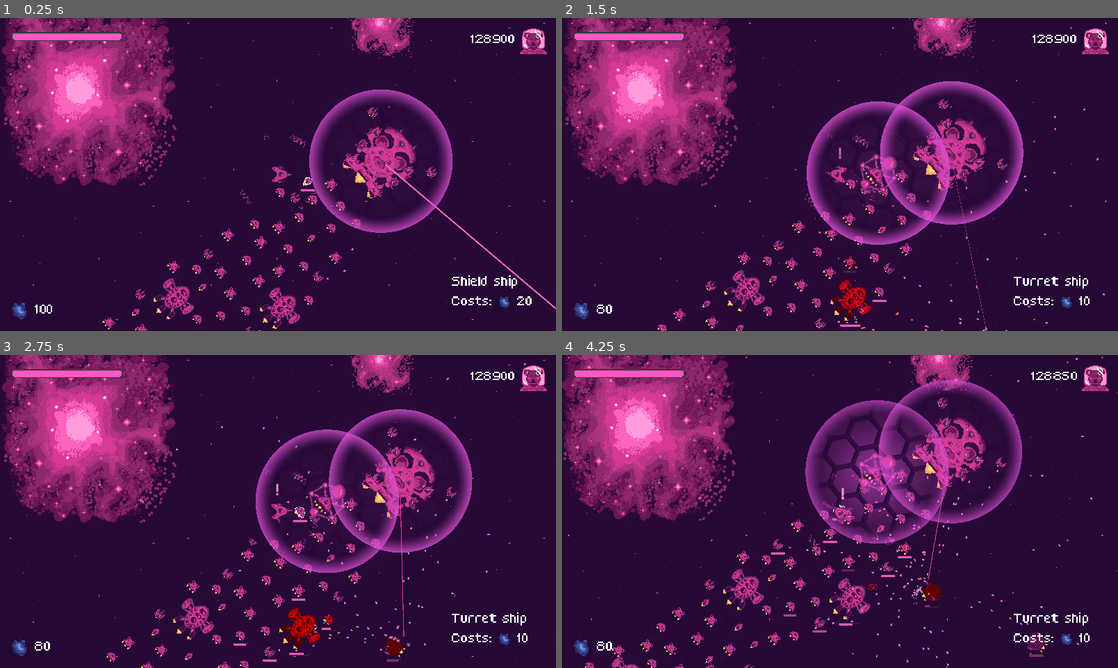
Above: before the commit, frames 1-4 (two rows, left to right).
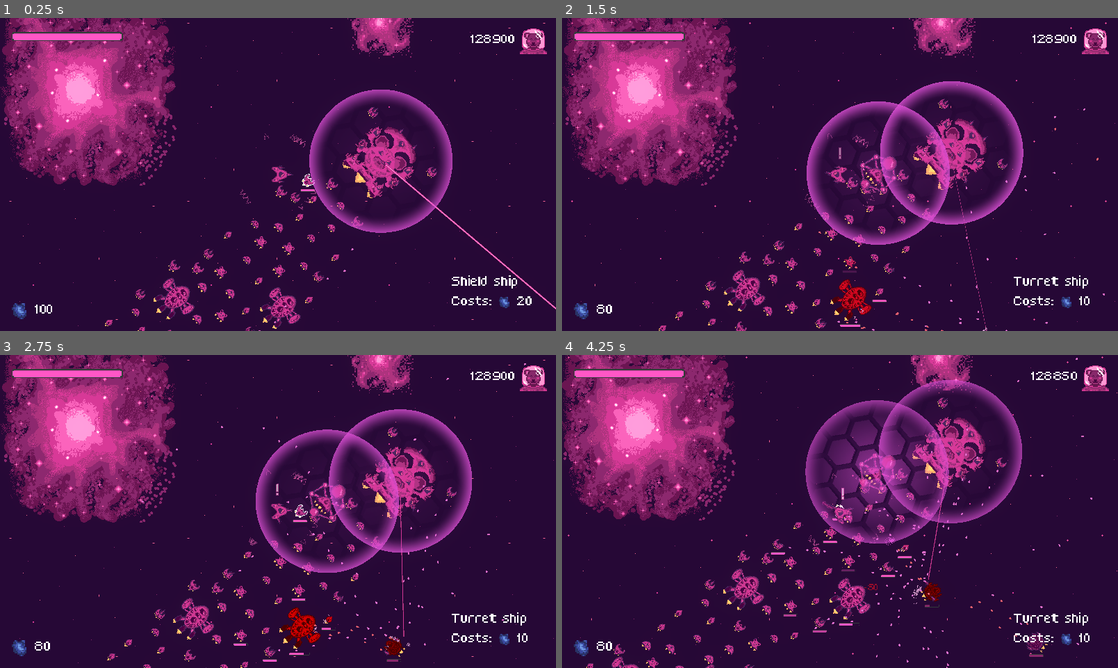
Above: after the commit, the same moments.

Repository: bear-minimum-studio/space-bear
Game: Godot game, scene res://Game.tscn
Two runs of this game, one before a commit and one after it. Both use one fixed random seed, a clock stepped at 60 frames per second and the inputs below.
Inputs:
- Up to frame 1 (0.25 s): no input
- Up to frame 2 (1.5 s): tap Enter (upgrade) at 0.5 s; hold Right (turn_right) 0.53-1.28 s; hold X (cycle_selection) 0.53-1.28 s; hold Ctrl (brake) from 1.28 s (still down); tap Down (decelerate) at 1.35 s
- Up to frame 3 (2.75 s): release Ctrl (brake) at 2.03 s; hold Right (turn_right) from 2.03 s (still down); hold Space (fire) from 2.03 s (still down)
- Up to frame 4 (4.25 s): release Right (turn_right) at 2.78 s; release Space (fire) at 2.78 s; hold Up (accelerate) 2.78-3.53 s; tap C (follow_me) at 2.85 s; hold Left (turn_left) from 3.53 s (still down); hold G (grappling_hook) from 3.53 s (still down)

The runs differ from the first frame. In frame 1, 1.0% of the frame differs, in the area x 18-66%, y 49-100%; in frame 2, 0.9%; in frame 3, 1.0%; in frame 4, 1.3%, in the area x 4-67%, y 36-100%.

Commit message:
feat: add 2 civilian ships variations

Diff:
--- a/npc/civilians/CivilianShip.gd
+++ b/npc/civilians/CivilianShip.gd
@@ -16,7 +16,9 @@
 var sprites = [
 	[preload("res://npc/civilians/vaisseau_civil_1.png"), preload("res://npc/civilians/vaisseau_civil_1_flammes.png")],
 	[preload("res://npc/civilians/vaisseau_civil_2.png"), preload("res://npc/civilians/vaisseau_civil_2_flammes.png")],
-	[preload("res://npc/civilians/vaisseau_civil_3.png"), preload("res://npc/civilians/vaisseau_civil_3_flammes.png")]
+	[preload("res://npc/civilians/vaisseau_civil_3.png"), preload("res://npc/civilians/vaisseau_civil_3_flammes.png")],
+	[preload("res://npc/civilians/vaisseau_civil_4.png"), preload("res://npc/civilians/vaisseau_civil_4_flammes.png")],
+	[preload("res://npc/civilians/vaisseau_civil_5.png"), preload("res://npc/civilians/vaisseau_civil_5_flammes.png")],
 ]
 
 func _ready():
Binary file added: npc/civilians/vaisseau_civil_4.png
Not shown, added: npc/civilians/vaisseau_civil_4.png.import
Binary file added: npc/civilians/vaisseau_civil_4_flammes.png
Not shown, added: npc/civilians/vaisseau_civil_4_flammes.png.import
Binary file added: npc/civilians/vaisseau_civil_5.png
Not shown, added: npc/civilians/vaisseau_civil_5.png.import
Binary file added: npc/civilians/vaisseau_civil_5_flammes.png
Not shown, added: npc/civilians/vaisseau_civil_5_flammes.png.import
